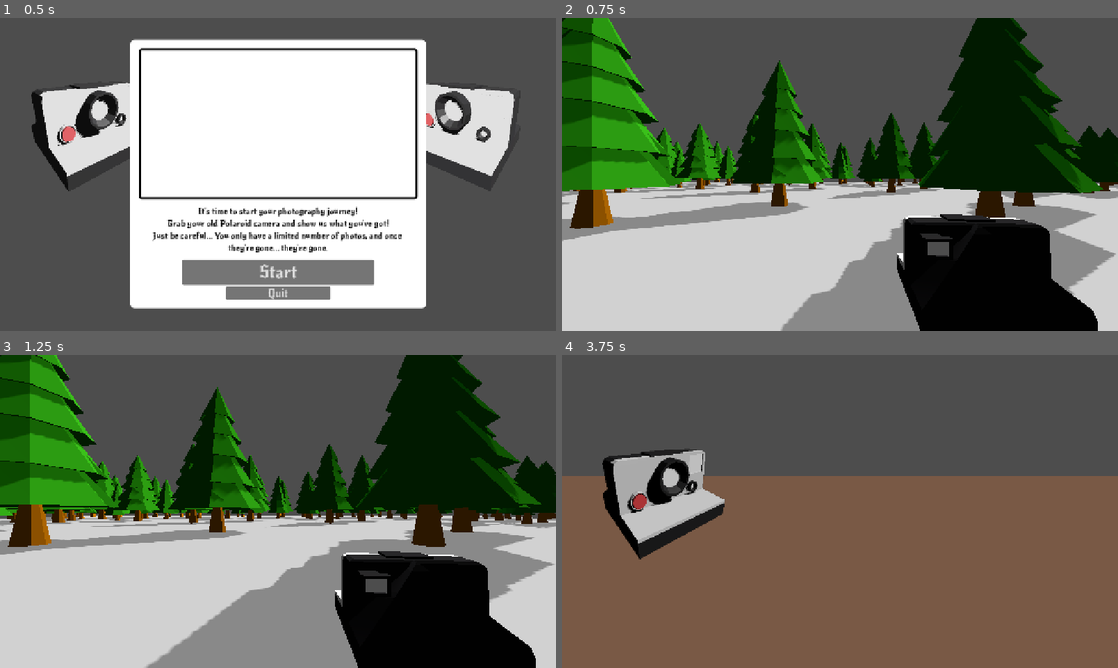
Above: before the commit, frames 1-4 (two rows, left to right).
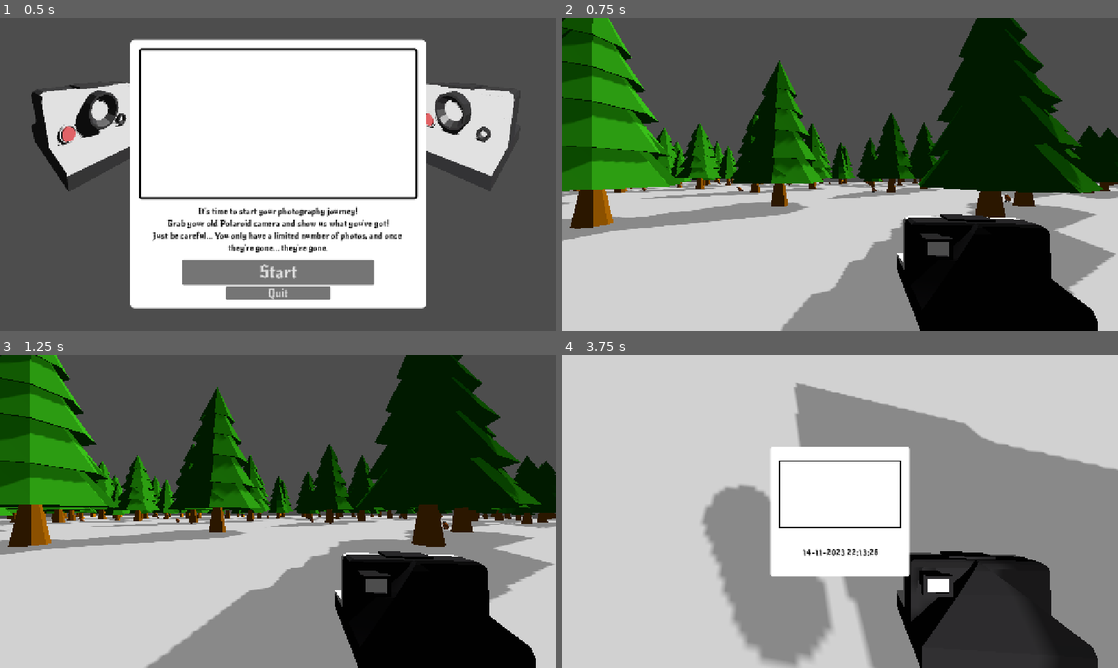
Above: after the commit, the same moments.

Repository: Chrisieee/godot-wild-jam-game-retro
Game: Godot game, scene res://scenes/start.tscn
Two runs of this game, one before a commit and one after it. Both use one fixed random seed, a clock stepped at 60 frames per second and the inputs below.
Inputs (mouse positions are in pixels of both pictures, inside the frame that each line leads up to):
- Up to frame 1 (0.5 s): no input
- Up to frame 2 (0.75 s): click "Start" at 0.5 s
- Up to frame 3 (1.25 s): no input
- Up to frame 4 (3.75 s): tap Enter (develop) at 1.25, 2.3 s; move the mouse to (962, 495) at 1.27 s; hold D (right) 1.28-2.03 s; hold Enter (develop) 1.28-2.03 s; click (962, 495) at 1.55 s; move the mouse to (812, 511) at 2.02 s; hold W (forward) 2.03-2.78 s; click (812, 511) at 2.1 s; move the mouse to (895, 442) at 2.77 s; hold D (right) 2.78-3.53 s; hold Right mouse button (camera) 2.78-3.53 s; click (895, 442) at 3.05 s; move the mouse to (812, 574) at 3.52 s; hold W (forward) from 3.53 s (still down); tap Ctrl (crouch) at 3.6 s; click (812, 574) at 3.67 s

Frame 1 is identical in both runs. In frame 2, less than 0.1% of the frame differs, in the area x 14-81%, y 52-59%; in frame 3, less than 0.1%; in frame 4, 99%, in the area x 0-100%, y 0-100%.

Commit message:
bug fixes en vogel toegevoegd

Diff:
--- /dev/null
+++ b/parts/bird.tscn
@@ -0,0 +1,34 @@
+[gd_scene format=3 uid="uid://bwr4d2cy5nkww"]
+
+[ext_resource type="Script" uid="uid://6jr7qs8mhr22" path="res://scripts/score/photoObject.gd" id="1_1k3dd"]
+[ext_resource type="PackedScene" uid="uid://dqquepn12hge3" path="res://src/objects/bird.glb" id="2_o58hr"]
+
+[sub_resource type="BoxShape3D" id="BoxShape3D_lfxu0"]
+size = Vector3(0.001, 1.0621185, 1.6677341)
+
+[node name="bird" type="StaticBody3D" unique_id=581902312]
+transform = Transform3D(1, 0, 0, 0, 1, 0, 0, 0, 1, 0, 0, -0.9225998)
+script = ExtResource("1_1k3dd")
+objectName = "bird"
+points = 150
+
+[node name="bird" parent="." unique_id=1934613589 instance=ExtResource("2_o58hr")]
+transform = Transform3D(0.2, 0, 0, 0, 0.2, 0, 0, 0, 0.2, 0.16783738, 0, 1.3155524)
+
+[node name="CollisionShape3D" type="CollisionShape3D" parent="." unique_id=681687844]
+transform = Transform3D(1, 0, 0, 0, 1, 0, 0, 0, 1, 0.4995, 0.5246506, 1.2747793)
+shape = SubResource("BoxShape3D_lfxu0")
+
+[node name="photoPoints" type="Node3D" parent="." unique_id=110687267]
+
+[node name="bottom" type="Marker3D" parent="photoPoints" unique_id=1156965047]
+transform = Transform3D(1, 0, 0, 0, 1, 0, 0, 0, 1, -0.05129817, 0, 1.2482717)
+
+[node name="top" type="Marker3D" parent="photoPoints" unique_id=217946241]
+transform = Transform3D(1, 0, 0, 0, 1, 0, 0, 0, 1, -0.05129817, 0.99250734, 0.92665994)
+
+[node name="center" type="Marker3D" parent="photoPoints" unique_id=638813542]
+transform = Transform3D(1, 0, 0, 0, 1, 0, 0, 0, 1, -0.05129817, 0.5062495, 1.2745543)
+
+[node name="tail" type="Marker3D" parent="photoPoints" unique_id=738091465]
+transform = Transform3D(1, 0, 0, 0, 1, 0, 0, 0, 1, 0.5379994, 0.20444864, 2.0963752)
--- a/parts/player.tscn
+++ b/parts/player.tscn
@@ -6,6 +6,7 @@
 [ext_resource type="PackedScene" uid="uid://cmvweot2qii82" path="res://src/objects/camera.glb" id="3_oreqr"]
 [ext_resource type="Script" uid="uid://d0yhybwl0l1ji" path="res://shaders/control.gd" id="5_c2rpj"]
 [ext_resource type="Script" uid="uid://cm73y7cd02mkd" path="res://scripts/camera/photo.gd" id="5_oreqr"]
+[ext_resource type="FontFile" uid="uid://bkd268sfppacl" path="res://src/fonts/NewRocker-Regular.ttf" id="7_vh72h"]
 
 [sub_resource type="CapsuleShape3D" id="CapsuleShape3D_lfxu0"]
 
@@ -70,6 +71,8 @@
 border_color = Color(0, 0, 0, 1)
 
 [sub_resource type="LabelSettings" id="LabelSettings_hjb8m"]
+font = ExtResource("7_vh72h")
+font_size = 20
 font_color = Color(0, 0, 0, 1)
 
 [node name="player" type="CharacterBody3D" unique_id=38209624]
@@ -179,6 +182,7 @@
 vertical_alignment = 1
 
 [node name="photoUi" type="Panel" parent="CanvasLayer" unique_id=265154248]
+visible = false
 anchors_preset = 8
 anchor_left = 0.5
 anchor_top = 0.5
--- a/parts/polaroid.tscn
+++ b/parts/polaroid.tscn
@@ -1,6 +1,7 @@
 [gd_scene format=3 uid="uid://ckjm0n2nq6wvt"]
 
 [ext_resource type="Script" uid="uid://cxdcb0m0nmrem" path="res://scripts/develop/polaroid.gd" id="1_crlut"]
+[ext_resource type="FontFile" uid="uid://bkd268sfppacl" path="res://src/fonts/NewRocker-Regular.ttf" id="2_7infx"]
 
 [sub_resource type="StyleBoxFlat" id="StyleBoxFlat_eq7tb"]
 bg_color = Color(1, 1, 1, 1)
@@ -29,6 +30,8 @@
 border_color = Color(0, 0, 0, 1)
 
 [sub_resource type="LabelSettings" id="LabelSettings_ag2cp"]
+font = ExtResource("2_7infx")
+font_size = 20
 font_color = Color(0, 0, 0, 1)
 
 [node name="polaroid" type="Panel" unique_id=1730847234]
--- a/parts/scoreLabel.tscn
+++ b/parts/scoreLabel.tscn
@@ -2,13 +2,13 @@
 
 [ext_resource type="FontFile" uid="uid://bkd268sfppacl" path="res://src/fonts/NewRocker-Regular.ttf" id="1_7q1iy"]
 
-[sub_resource type="LabelSettings" id="LabelSettings_5w07v"]
+[sub_resource type="LabelSettings" id="LabelSettings_hvqrq"]
 font = ExtResource("1_7q1iy")
-font_size = 30
+font_size = 20
 
-[sub_resource type="LabelSettings" id="LabelSettings_3oj3p"]
+[sub_resource type="LabelSettings" id="LabelSettings_pngqg"]
 font = ExtResource("1_7q1iy")
-font_size = 30
+font_size = 20
 
 [node name="scoreLabel" type="HBoxContainer" unique_id=1631263832]
 anchors_preset = 15
@@ -26,13 +26,13 @@
 size_flags_horizontal = 3
 size_flags_vertical = 1
 text = "Total score:"
-label_settings = SubResource("LabelSettings_5w07v")
+label_settings = SubResource("LabelSettings_hvqrq")
 vertical_alignment = 1
 
 [node name="Label2" type="Label" parent="." unique_id=373267158]
 layout_mode = 2
 size_flags_vertical = 1
 text = "points"
-label_settings = SubResource("LabelSettings_3oj3p")
+label_settings = SubResource("LabelSettings_pngqg")
 horizontal_alignment = 1
 vertical_alignment = 1
--- /dev/null
+++ b/parts/scoreLabelEnd.tscn
@@ -0,0 +1,38 @@
+[gd_scene format=3 uid="uid://delgpkphax8pb"]
+
+[ext_resource type="FontFile" uid="uid://bkd268sfppacl" path="res://src/fonts/NewRocker-Regular.ttf" id="1_fd33i"]
+
+[sub_resource type="LabelSettings" id="LabelSettings_5w07v"]
+font = ExtResource("1_fd33i")
+font_size = 30
+
+[sub_resource type="LabelSettings" id="LabelSettings_3oj3p"]
+font = ExtResource("1_fd33i")
+font_size = 30
+
+[node name="scoreLabelEnd" type="HBoxContainer" unique_id=1631263832]
+anchors_preset = 15
+anchor_right = 1.0
+anchor_bottom = 1.0
+grow_horizontal = 2
+grow_vertical = 2
+size_flags_horizontal = 3
+size_flags_vertical = 3
+theme_override_constants/separation = 15
+
+[node name="Label" type="Label" parent="." unique_id=698484275]
+custom_minimum_size = Vector2(200, 0)
+layout_mode = 2
+size_flags_horizontal = 3
+size_flags_vertical = 1
+text = "Total score:"
+label_settings = SubResource("LabelSettings_5w07v")
+vertical_alignment = 1
+
+[node name="Label2" type="Label" parent="." unique_id=373267158]
+layout_mode = 2
+size_flags_vertical = 1
+text = "points"
+label_settings = SubResource("LabelSettings_3oj3p")
+horizontal_alignment = 1
+vertical_alignment = 1
--- a/parts/tree1.tscn
+++ b/parts/tree1.tscn
@@ -11,7 +11,7 @@
 [node name="tree" type="StaticBody3D" unique_id=1394198399]
 script = ExtResource("1_x0foc")
 objectName = "tree"
-points = 25
+points = 5
 
 [node name="Tree" type="MeshInstance3D" parent="." unique_id=1579220133]
 transform = Transform3D(1, 0, 0, 0, 1, 0, 0, 0, 1, 0, 0, -0.054355636)
--- a/scenes/develop.tscn
+++ b/scenes/develop.tscn
@@ -5,13 +5,20 @@
 [ext_resource type="PackedScene" uid="uid://ckjm0n2nq6wvt" path="res://parts/polaroid.tscn" id="3_ag2cp"]
 [ext_resource type="PackedScene" uid="uid://cmvweot2qii82" path="res://src/objects/camera.glb" id="3_ptjpa"]
 [ext_resource type="PackedScene" uid="uid://dd050pjj1yrq6" path="res://parts/scoreLabel.tscn" id="4_ag2cp"]
+[ext_resource type="PackedScene" uid="uid://delgpkphax8pb" path="res://parts/scoreLabelEnd.tscn" id="5_cuy7h"]
 [ext_resource type="FontFile" uid="uid://bkd268sfppacl" path="res://src/fonts/NewRocker-Regular.ttf" id="5_qne1y"]
 [ext_resource type="Script" uid="uid://dvovgynhniwo7" path="res://scripts/score/button.gd" id="6_c76t3"]
+[ext_resource type="LabelSettings" uid="uid://b2obbwu5y7m3e" path="res://src/settings/labelSettings.tres" id="8_2kiuj"]
+[ext_resource type="Script" uid="uid://qxu1uu8xoao7" path="res://scripts/doneButton.gd" id="8_5o8f0"]
+[ext_resource type="Script" uid="uid://dndl48dl5u0eh" path="res://scripts/startButton.gd" id="9_cuy7h"]
 
 [sub_resource type="StyleBoxFlat" id="StyleBoxFlat_hjb8m"]
 bg_color = Color(0.4759596, 0.35143566, 0.26927388, 1)
 
 [sub_resource type="Environment" id="Environment_ptjpa"]
+
+[sub_resource type="StyleBoxFlat" id="StyleBoxFlat_hvqrq"]
+bg_color = Color(1, 1, 1, 1)
 
 [node name="develop" type="Node2D" unique_id=30682998]
 script = ExtResource("1_ptjpa")
@@ -69,6 +76,7 @@
 grow_vertical = 2
 script = ExtResource("3_5yyuv")
 scoreLabel = ExtResource("4_ag2cp")
+scoreLabelEnd = ExtResource("5_cuy7h")
 
 [node name="MarginContainer" type="MarginContainer" parent="CanvasLayer/scoreView" unique_id=879241453]
 layout_mode = 1
@@ -113,3 +121,63 @@
 
 [node name="polaroid" parent="CanvasLayer" unique_id=372901086 instance=ExtResource("3_ag2cp")]
 visible = false
+
+[node name="donePopup" type="Panel" parent="CanvasLayer" unique_id=575119896]
+visible = false
+anchors_preset = 8
+anchor_left = 0.5
+anchor_top = 0.5
+anchor_right = 0.5
+anchor_bottom = 0.5
+offset_left = -222.0
+offset_top = -160.75
+offset_right = 222.0
+offset_bottom = 160.75
+grow_horizontal = 2
+grow_vertical = 2
+theme_override_styles/panel = SubResource("StyleBoxFlat_hvqrq")
+
+[node name="MarginContainer" type="MarginContainer" parent="CanvasLayer/donePopup" unique_id=1130491101]
+layout_mode = 1
+anchors_preset = 15
+anchor_right = 1.0
+anchor_bottom = 1.0
+grow_horizontal = 2
+grow_vertical = 2
+theme_override_constants/margin_left = 15
+theme_override_constants/margin_top = 15
+theme_override_constants/margin_right = 15
+theme_override_constants/margin_bottom = 15
+
+[node name="VBoxContainer" type="VBoxContainer" parent="CanvasLayer/donePopup/MarginContainer" unique_id=1912596135]
+layout_mode = 2
+theme_override_constants/separation = 10
+
+[node name="Label" type="Label" parent="CanvasLayer/donePopup/MarginContainer/VBoxContainer" unique_id=593803543]
+layout_mode = 2
+size_flags_vertical = 6
+text = "You completed the development of all the photos!
+You are amazing. Good job!"
+label_settings = ExtResource("8_2kiuj")
+horizontal_alignment = 1
+
+[node name="Label2" type="Label" parent="CanvasLayer/donePopup/MarginContainer/VBoxContainer" unique_id=447683550]
+layout_mode = 2
+size_flags_vertical = 6
+text = "Average score: 0"
+label_settings = ExtResource("8_2kiuj")
+horizontal_alignment = 1
+
+[node name="startButton" type="Button" parent="CanvasLayer/donePopup/MarginContainer/VBoxContainer" unique_id=51932836]
+layout_mode = 2
+theme_override_fonts/font = ExtResource("5_qne1y")
+theme_override_font_sizes/font_size = 30
+text = "Start again"
+script = ExtResource("9_cuy7h")
+
+[node name="quitButton" type="Button" parent="CanvasLayer/donePopup/MarginContainer/VBoxContainer" unique_id=517372854]
+layout_mode = 2
+theme_override_fonts/font = ExtResource("5_qne1y")
+theme_override_font_sizes/font_size = 30
+text = "Quit"
+script = ExtResource("8_5o8f0")
--- a/scenes/end.tscn
+++ b/scenes/end.tscn
@@ -2,6 +2,7 @@
 
 [ext_resource type="PackedScene" uid="uid://cmvweot2qii82" path="res://src/objects/camera.glb" id="1_p7m4f"]
 [ext_resource type="FontFile" uid="uid://bkd268sfppacl" path="res://src/fonts/NewRocker-Regular.ttf" id="2_bvfni"]
+[ext_resource type="LabelSettings" uid="uid://b2obbwu5y7m3e" path="res://src/settings/labelSettings.tres" id="2_s4tl2"]
 [ext_resource type="Script" uid="uid://dndl48dl5u0eh" path="res://scripts/startButton.gd" id="3_s4tl2"]
 
 [sub_resource type="Environment" id="Environment_8hmjt"]
@@ -24,11 +25,6 @@
 corner_radius_top_right = 5
 corner_radius_bottom_right = 5
 corner_radius_bottom_left = 5
-
-[sub_resource type="LabelSettings" id="LabelSettings_nl5ow"]
-font = ExtResource("2_bvfni")
-font_size = 20
-font_color = Color(0, 0, 0, 1)
 
 [node name="end" type="Node2D" unique_id=1888523759]
 
@@ -127,7 +123,7 @@
 so this is just the beginning!
 If you have any feedback, I'd love to hear it. Let me know what you
 think and what you'd like to see improved in future updates!"
-label_settings = SubResource("LabelSettings_nl5ow")
+label_settings = ExtResource("2_s4tl2")
 horizontal_alignment = 1
 
 [node name="MarginContainer" type="MarginContainer" parent="MarginContainer/Panel/MarginContainer/VBoxContainer" unique_id=738659367]
@@ -143,5 +139,5 @@
 layout_mode = 2
 theme_override_fonts/font = ExtResource("2_bvfni")
 theme_override_font_sizes/font_size = 40
-text = "Start"
+text = "Start again"
 script = ExtResource("3_s4tl2")
--- a/scenes/level_1.tscn
+++ b/scenes/level_1.tscn
@@ -4,6 +4,7 @@
 [ext_resource type="Script" uid="uid://buyotnwu7bihr" path="res://scripts/level_1.gd" id="1_bswci"]
 [ext_resource type="PackedScene" uid="uid://bwv6k2rl3nntg" path="res://parts/forest.tscn" id="3_rus8k"]
 [ext_resource type="PackedScene" uid="uid://4j2jcv1a164f" path="res://parts/animal_spawner.tscn" id="4_5xbjy"]
+[ext_resource type="PackedScene" uid="uid://bwr4d2cy5nkww" path="res://parts/bird.tscn" id="5_4nkto"]
 
 [sub_resource type="Environment" id="Environment_014kd"]
 ambient_light_energy = 1.22
@@ -32,7 +33,6 @@
 environment = SubResource("Environment_014kd")
 
 [node name="floor" type="StaticBody3D" parent="." unique_id=1277410842]
-visible = false
 
 [node name="MeshInstance3D" type="MeshInstance3D" parent="floor" unique_id=1076422641]
 mesh = SubResource("PlaneMesh_r6c0r")
@@ -274,6 +274,7 @@
 amount = 2
 
 [node name="animalSpawner" parent="." unique_id=718169120 instance=ExtResource("4_5xbjy")]
+birdScene = ExtResource("5_4nkto")
 
 [node name="StaticBody3D" type="StaticBody3D" parent="." unique_id=856194237]
 
--- a/scenes/quit.tscn
+++ b/scenes/quit.tscn
@@ -4,6 +4,7 @@
 [ext_resource type="Texture2D" uid="uid://cjit5b0gwl4v0" path="res://src/pictures/cat.jpg" id="2_dyglm"]
 [ext_resource type="FontFile" uid="uid://bkd268sfppacl" path="res://src/fonts/NewRocker-Regular.ttf" id="2_nj43b"]
 [ext_resource type="Script" uid="uid://dndl48dl5u0eh" path="res://scripts/startButton.gd" id="3_dyglm"]
+[ext_resource type="LabelSettings" uid="uid://b2obbwu5y7m3e" path="res://src/settings/labelSettings.tres" id="3_n3408"]
 
 [sub_resource type="Environment" id="Environment_n3408"]
 
@@ -25,11 +26,6 @@
 corner_radius_top_right = 5
 corner_radius_bottom_right = 5
 corner_radius_bottom_left = 5
-
-[sub_resource type="LabelSettings" id="LabelSettings_8wxvc"]
-font = ExtResource("2_nj43b")
-font_size = 20
-font_color = Color(0, 0, 0, 1)
 
 [node name="quit" type="Node2D" unique_id=1907712146]
 
@@ -139,7 +135,7 @@
 Enjoy this picture of my cat in the meantime.
 
 If you decide to give it a try after all, just hit the button below!"
-label_settings = SubResource("LabelSettings_8wxvc")
+label_settings = ExtResource("3_n3408")
 horizontal_alignment = 1
 
 [node name="MarginContainer" type="MarginContainer" parent="MarginContainer/Panel/MarginContainer/VBoxContainer" unique_id=1855782975]
--- a/scenes/start.tscn
+++ b/scenes/start.tscn
@@ -1,6 +1,7 @@
 [gd_scene format=3 uid="uid://dk7cj6nrq5kd8"]
 
 [ext_resource type="PackedScene" uid="uid://cmvweot2qii82" path="res://src/objects/camera.glb" id="1_jaeev"]
+[ext_resource type="LabelSettings" uid="uid://b2obbwu5y7m3e" path="res://src/settings/labelSettings.tres" id="2_0auqf"]
 [ext_resource type="FontFile" uid="uid://bkd268sfppacl" path="res://src/fonts/NewRocker-Regular.ttf" id="2_u80x2"]
 [ext_resource type="Script" uid="uid://dndl48dl5u0eh" path="res://scripts/startButton.gd" id="3_bodal"]
 [ext_resource type="Script" uid="uid://bsy4smlmmiarp" path="res://scripts/quitButton.gd" id="4_kdmts"]
@@ -25,11 +26,6 @@
 corner_radius_top_right = 5
 corner_radius_bottom_right = 5
 corner_radius_bottom_left = 5
-
-[sub_resource type="LabelSettings" id="LabelSettings_u80x2"]
-font = ExtResource("2_u80x2")
-font_size = 20
-font_color = Color(0, 0, 0, 1)
 
 [node name="start" type="Node2D" unique_id=1473273141]
 
@@ -127,7 +123,7 @@
 Grab your old Polaroid camera and show us what you've got!
 Just be careful... You only have a limited number of photos, and once
 they're gone... they're gone."
-label_settings = SubResource("LabelSettings_u80x2")
+label_settings = ExtResource("2_0auqf")
 horizontal_alignment = 1
 
 [node name="MarginContainer" type="MarginContainer" parent="MarginContainer/Panel/MarginContainer/VBoxContainer" unique_id=115108909]
--- a/scripts/develop/developManager.gd
+++ b/scripts/develop/developManager.gd
@@ -8,6 +8,8 @@
 func _ready():
 	lastPhoto = 0
 	polaroid.next_photo(lastPhoto)
+	$CanvasLayer/donePopup.visible = false
+	scoreView.visible = false
 
 func next():
 	lastPhoto += 1
--- a/scripts/develop/polaroid.gd
+++ b/scripts/develop/polaroid.gd
@@ -52,6 +52,8 @@
 
 	if photoId >= PhotoManager.photos.size():
 		print("klaar")
+		PhotoManager.photos.clear()
+		$"../donePopup".visible = true
 		return
 	else:
 		scoreLabel.visible = false
--- /dev/null
+++ b/scripts/doneButton.gd
@@ -0,0 +1,4 @@
+extends Button
+
+func _pressed():
+	get_tree().change_scene_to_file("res://scenes/end.tscn")
--- a/scripts/level_1.gd
+++ b/scripts/level_1.gd
@@ -5,5 +5,6 @@
 
 func _input(event):
 	if event.is_action_pressed("develop"):
-		Input.mouse_mode = Input.MOUSE_MODE_VISIBLE
-		get_tree().change_scene_to_file("res://scenes/develop.tscn")
+		if PhotoManager.photos.size() > 0:
+			Input.mouse_mode = Input.MOUSE_MODE_VISIBLE
+			get_tree().change_scene_to_file("res://scenes/develop.tscn")
--- a/scripts/scene/animalSpawner.gd
+++ b/scripts/scene/animalSpawner.gd
@@ -2,7 +2,9 @@
 
 @export var foxScene: PackedScene
 @export var foxAmount: int = 1
-@export var minDistance: float = 10.0
+@export var birdScene: PackedScene
+@export var birdAmount: int = 50
+@export var minDistance: float = 20.0
 
 @onready var areaSize := ($spawnArea.mesh as PlaneMesh).size
 
@@ -26,6 +28,18 @@
 
 			$animals.add_child(fox)
 
+	for i in range(birdAmount):
+		var pos = Vector3(rng.randf_range(-areaSize.x/2, areaSize.x/2),0,rng.randf_range(-areaSize.y/2, areaSize.y/2))
+
+		if is_valid_position(pos):
+			positions.append(pos)
+
+			var bird = birdScene.instantiate()
+			bird.position = pos
+			bird.rotation.y = rng.randf() * TAU
+
+			$animals.add_child(bird)
+
 func is_valid_position(pos: Vector3) -> bool:
 	for other in positions:
 		if pos.distance_to(other) < minDistance:
--- a/scripts/score/scoreView.gd
+++ b/scripts/score/scoreView.gd
@@ -7,6 +7,7 @@
 @onready var label = $MarginContainer/VBoxContainer/HBoxContainer/scorePolaroid/Label
 
 @export var scoreLabel: PackedScene
+@export var scoreLabelEnd: PackedScene
 
 func show_full_score(photo):
 	polaroid.visible = false
@@ -39,10 +40,10 @@
 		var newLabel = scoreLabel.instantiate()
 
 		newLabel.get_node("Label").text = reason.name
-		newLabel.get_node("Label2").text = str(reason.points)
+		newLabel.get_node("Label2").text = "+ %d" % [reason.points]
 
 		$MarginContainer/VBoxContainer/HBoxContainer/VBoxContainer.add_child(newLabel)
 
-	var newLabel = scoreLabel.instantiate()
+	var newLabel = scoreLabelEnd.instantiate()
 	newLabel.get_node("Label2").text = str(PhotoManager.photos[photo - 1].score)
 	$MarginContainer/VBoxContainer/HBoxContainer/VBoxContainer.add_child(newLabel)
--- /dev/null
+++ b/src/settings/labelSettings.tres
@@ -0,0 +1,8 @@
+[gd_resource type="LabelSettings" format=3 uid="uid://b2obbwu5y7m3e"]
+
+[ext_resource type="FontFile" uid="uid://bkd268sfppacl" path="res://src/fonts/NewRocker-Regular.ttf" id="1_7eyc7"]
+
+[resource]
+font = ExtResource("1_7eyc7")
+font_size = 20
+font_color = Color(0, 0, 0, 1)
Not shown, added: scripts/doneButton.gd.uid
Binary file added: src/objects/bird.glb
Not shown, added: src/objects/bird.glb.import
